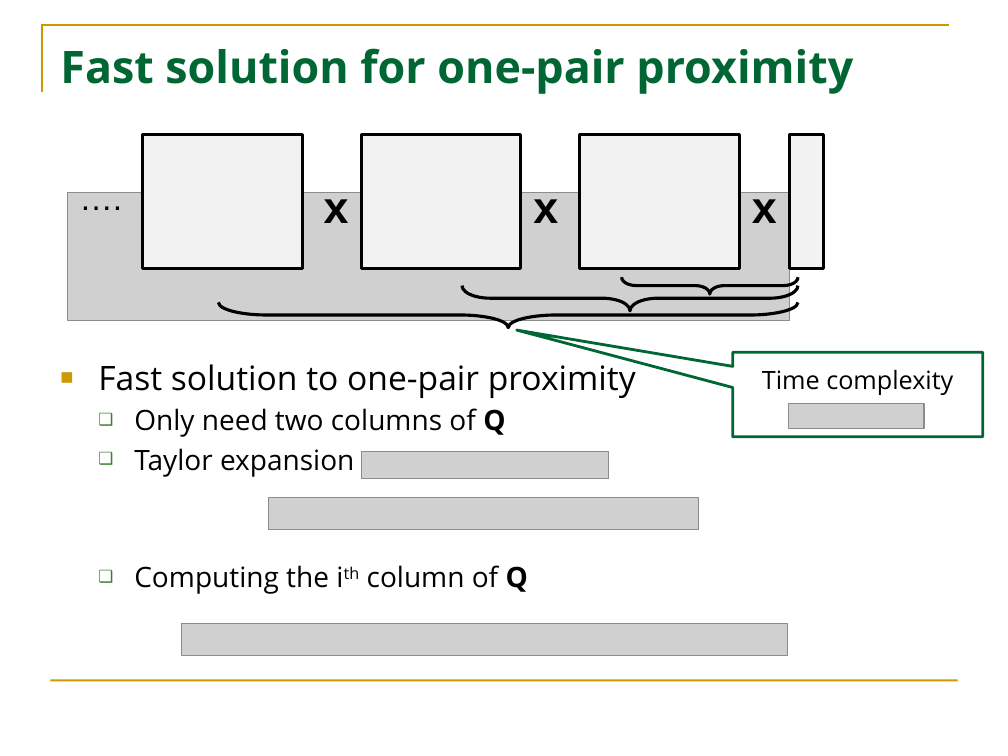
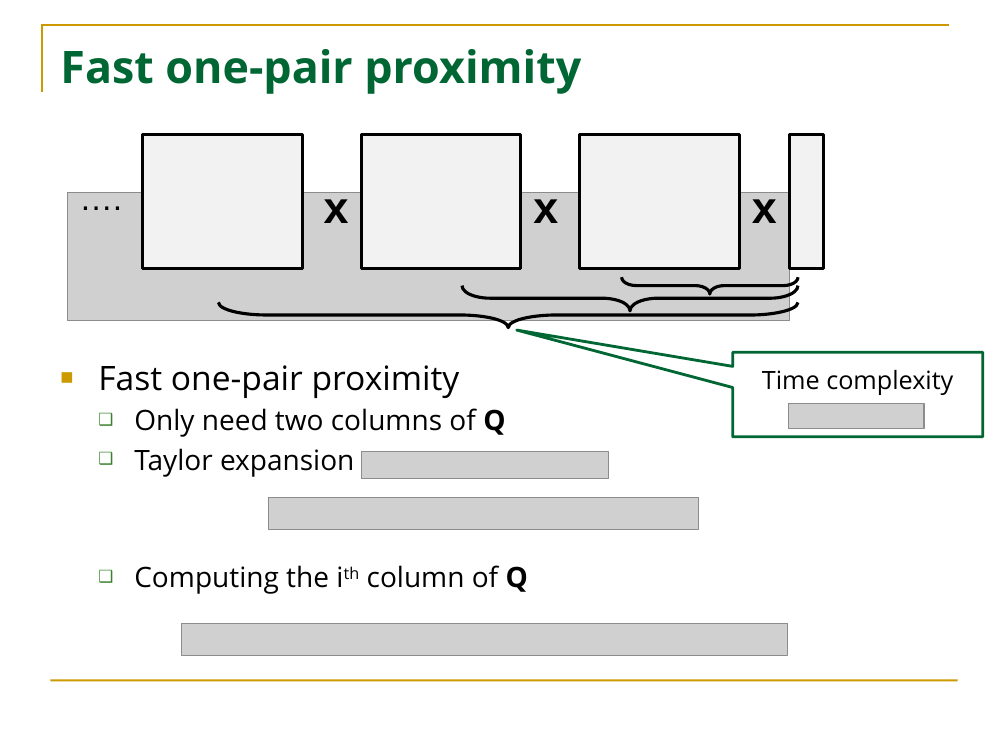
Before and after one commit to HuanSGT/rw-dir-prox, a slide deck: slide 15 of rw-pdf.pptx. Drawn at 1008x756 pixels with LibreOffice and Linux fonts; fonts in the diff are those of the drawing; grey boxes stand for pictures. Boxes give left, top, right and bottom in pixels: in the first picture for what was removed or moved away, otherwise in the second. Text is boxed around its words. In the diff, an @@ line names an element or a change of style, - is before the commit and + after.

```diff
--- a/rw-pdf.pptx
+++ b/rw-pdf.pptx
@@ title at bbox=[60, 49, 581, 94]: text changed @@
-Fast solution for one-pair proximity
+Fast one-pair proximity
@@ text at bbox=[98, 365, 460, 398]: text changed @@
-■ Fast solution to one-pair proximity
+■ Fast one-pair proximity
```
Also in this commit, not shown: 7 other slides changed, 5 other files.
